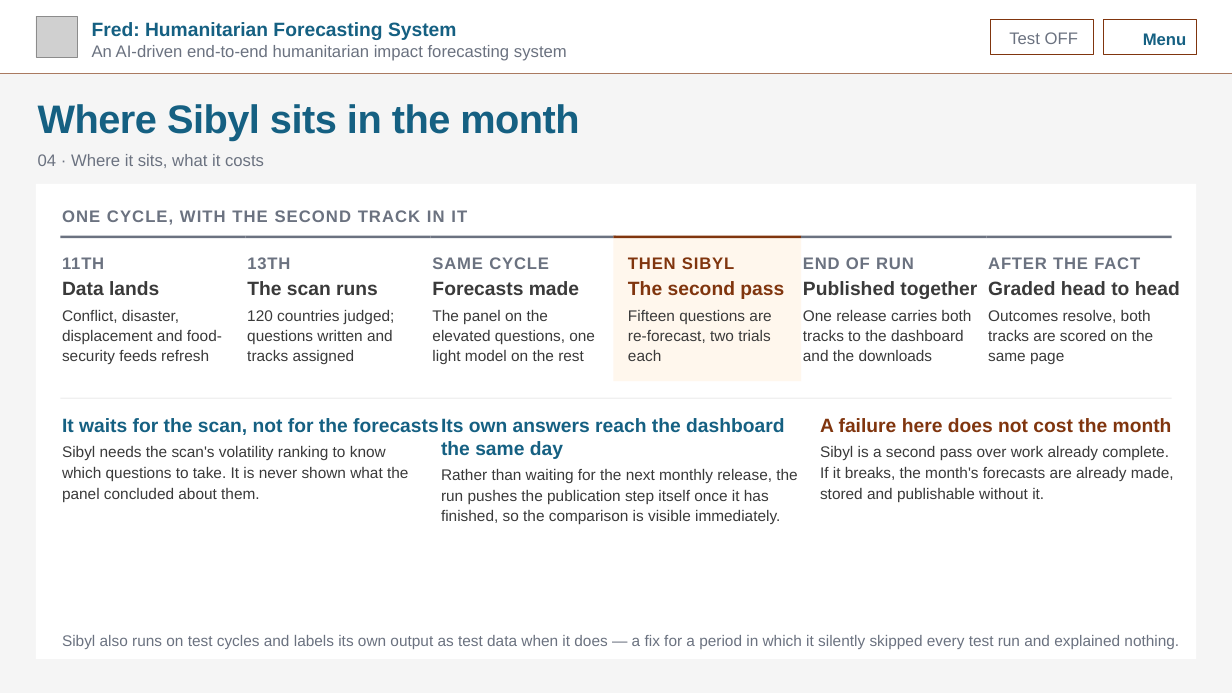
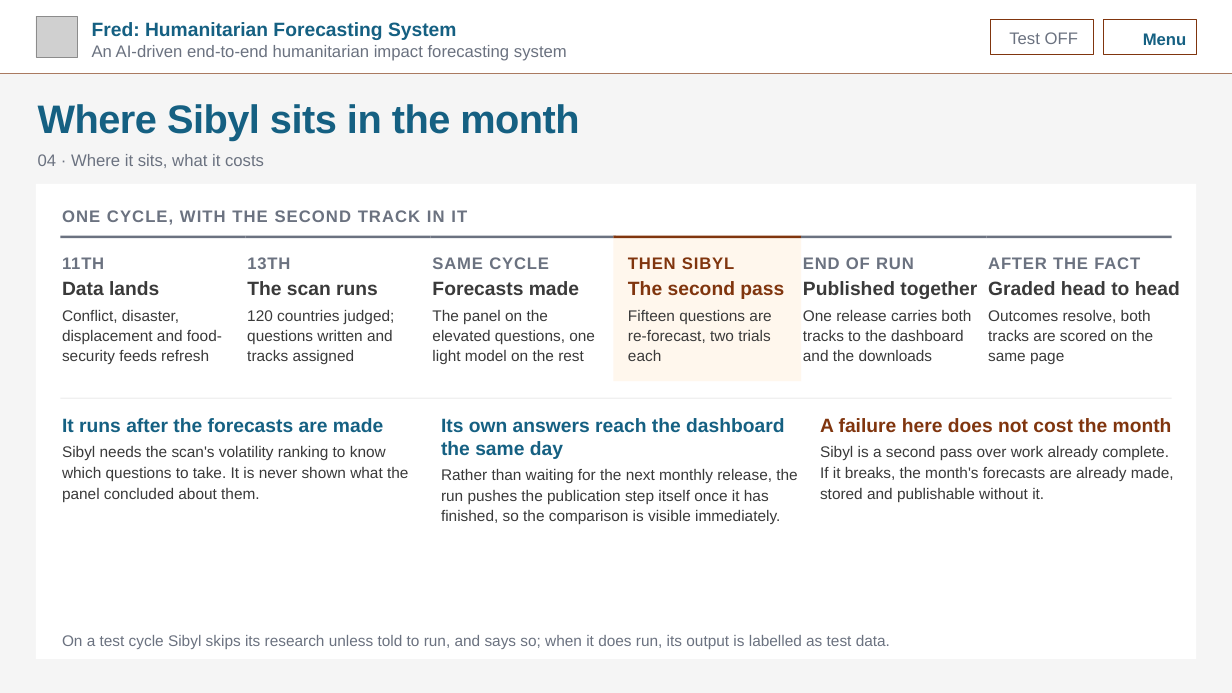
Before and after one commit to kwyjad/Pythia, a slide deck: slide 10 of docs/decks/4_sibyl.pptx. Drawn at 1232x693 pixels with LibreOffice and Linux fonts; fonts in the diff are those of the drawing; grey boxes stand for pictures; background and template pictures are left out. Boxes give left, top, right and bottom in pixels: in the first picture for what was removed or moved away, otherwise in the second. Text is boxed around its words. In the diff, an @@ line names an element or a change of style, - is before the commit and + after.

```diff
--- a/docs/decks/4_sibyl.pptx
+++ b/docs/decks/4_sibyl.pptx
@@ text at (62,418,383,432): text changed @@
-It waits for the scan, not for the forecasts
+It runs after the forecasts are made
@@ text at (62,635,890,649): text changed @@
-Sibyl also runs on test cycles and labels its own output as test data when it does — a fix for a period in which it silently skipped every test run and explained nothing.
+On a test cycle Sibyl skips its research unless told to run, and says so; when it does run, its output is labelled as test data.
```
Also in this commit, not shown: 6 other slides changed, 5 other files.
